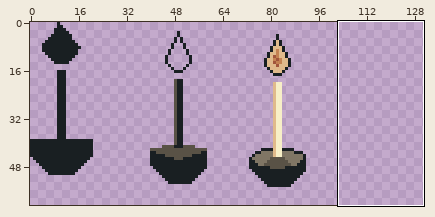
Two states of a pixel-art file, 2026_03_29/candles.aseprite. The first picture is a wide view before the edit; the outline marks the close-up.
Close-up. Before the edit:
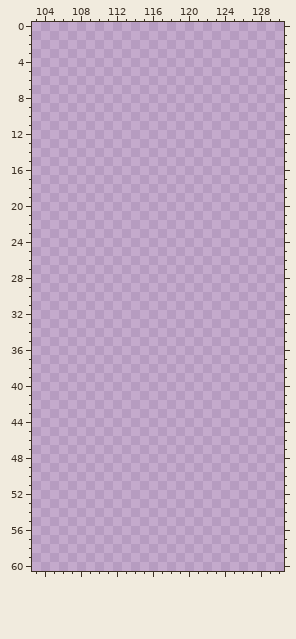
256x64 pixels, 1 frame. Shown: x 103..130, y 0..60. The wide view leaves out empty margins.
After the commit:
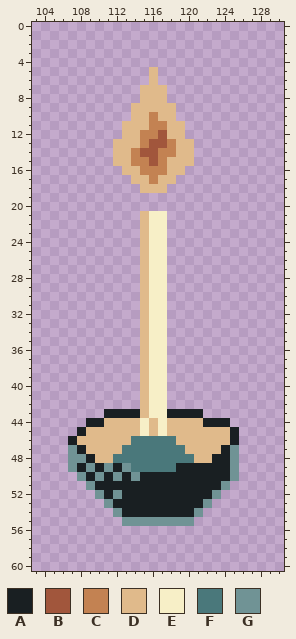
Palette (. is transparent): A #191f22  B #a1563c  C #c38252  D #e0ba8b  E #f7efc7  F #4a787b  G #709395
The commit says: another candle. idk how to shade light lol
The exact change:
{"y":5,"x":116,"old":".","new":"D"}
{"y":6,"x":116,"old":".","new":"D"}
{"y":7,"x":115,"old":"...","new":"DDD"}
{"y":8,"x":115,"old":"...","new":"DDD"}
{"y":9,"x":114,"old":".....","new":"DDDDD"}
{"y":10,"x":114,"old":".....","new":"DDCDD"}
{"y":11,"x":113,"old":".......","new":"DDDCCDD"}
{"y":12,"x":113,"old":".......","new":"DDCCBDD"}
{"y":13,"x":112,"old":".........","new":"DDDCBBCDD"}
{"y":14,"x":112,"old":".........","new":"DDCBBCCDD"}
{"y":15,"x":112,"old":".........","new":"DDCCBCDDD"}
{"y":16,"x":113,"old":".......","new":"DDCCCDD"}
{"y":17,"x":114,"old":".....","new":"DDCDD"}
{"y":18,"x":115,"old":"...","new":"DDD"}
{"y":21,"x":115,"old":"...","new":"DEE"}
{"y":22,"x":115,"old":"...","new":"DEE"}
{"y":23,"x":115,"old":"...","new":"DEE"}
{"y":24,"x":115,"old":"...","new":"DEE"}
{"y":25,"x":115,"old":"...","new":"DEE"}
{"y":26,"x":115,"old":"...","new":"DEE"}
{"y":27,"x":115,"old":"...","new":"DEE"}
{"y":28,"x":115,"old":"...","new":"DEE"}
{"y":29,"x":115,"old":"...","new":"DEE"}
{"y":30,"x":115,"old":"...","new":"DEE"}
{"y":31,"x":115,"old":"...","new":"DEE"}
{"y":32,"x":115,"old":"...","new":"DEE"}
{"y":33,"x":115,"old":"...","new":"DEE"}
{"y":34,"x":115,"old":"...","new":"DEE"}
{"y":35,"x":115,"old":"...","new":"DEE"}
{"y":36,"x":115,"old":"...","new":"DEE"}
{"y":37,"x":115,"old":"...","new":"DEE"}
{"y":38,"x":115,"old":"...","new":"DEE"}
{"y":39,"x":115,"old":"...","new":"DEE"}
{"y":40,"x":115,"old":"...","new":"DEE"}
{"y":41,"x":115,"old":"...","new":"DEE"}
{"y":42,"x":115,"old":"...","new":"DEE"}
{"y":43,"x":111,"old":"...........","new":"AAAADEEAAAA"}
{"y":44,"x":109,"old":"................","new":"AADDDDEDEDDDDAAA"}
{"y":45,"x":108,"old":"..................","new":"ADDDDDDEDEDDDDDDDA"}
{"y":46,"x":107,"old":"...................","new":"ADDDDDDFFFFFDDDDDDA"}
{"y":47,"x":107,"old":"...................","new":"GADDDDFFFFFFFDDDDAG"}
{"y":48,"x":107,"old":"...................","new":"GGADDFFFFFFFFFDDAAG"}
{"y":49,"x":107,"old":"...................","new":"GAGAGAGFFFFFAAAAAAG"}
{"y":50,"x":108,"old":"..................","new":"GAGAGAGAAAAAAAAAAG"}
{"y":51,"x":109,"old":"................","new":"GAAAAAAAAAAAAAAG"}
{"y":52,"x":110,"old":"..............","new":"GAGAAAAAAAAAAG"}
{"y":53,"x":111,"old":"............","new":"GAAAAAAAAAAG"}
{"y":54,"x":112,"old":"..........","new":"GAAAAAAAAG"}
{"y":55,"x":113,"old":"........","new":"GGGGGGGG"}
{"label":"added","picture_box":[68,67,239,526]}
